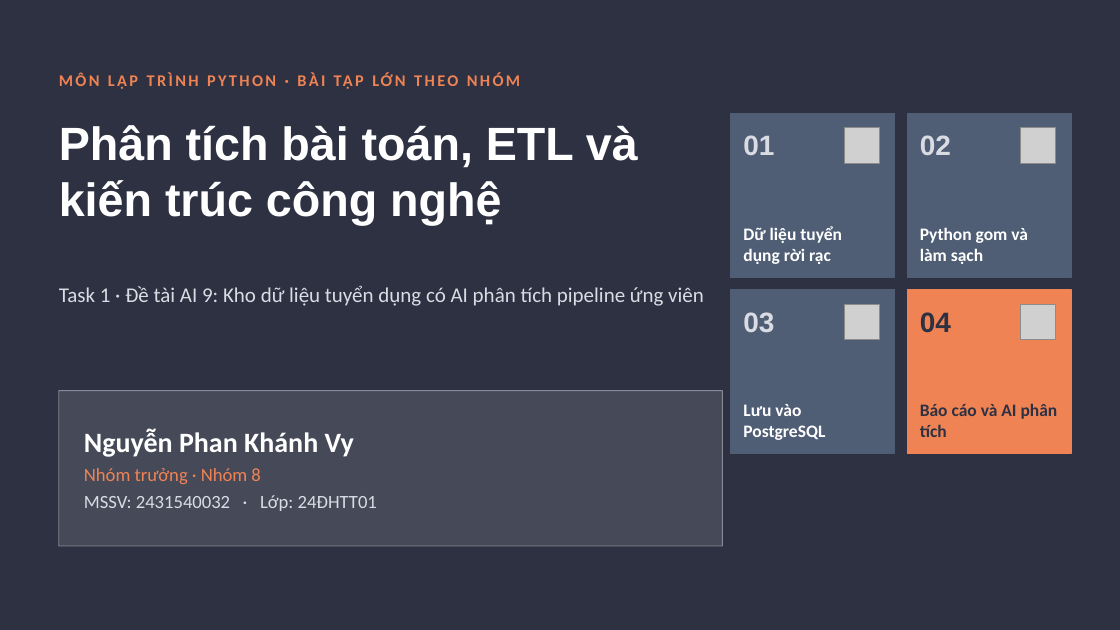
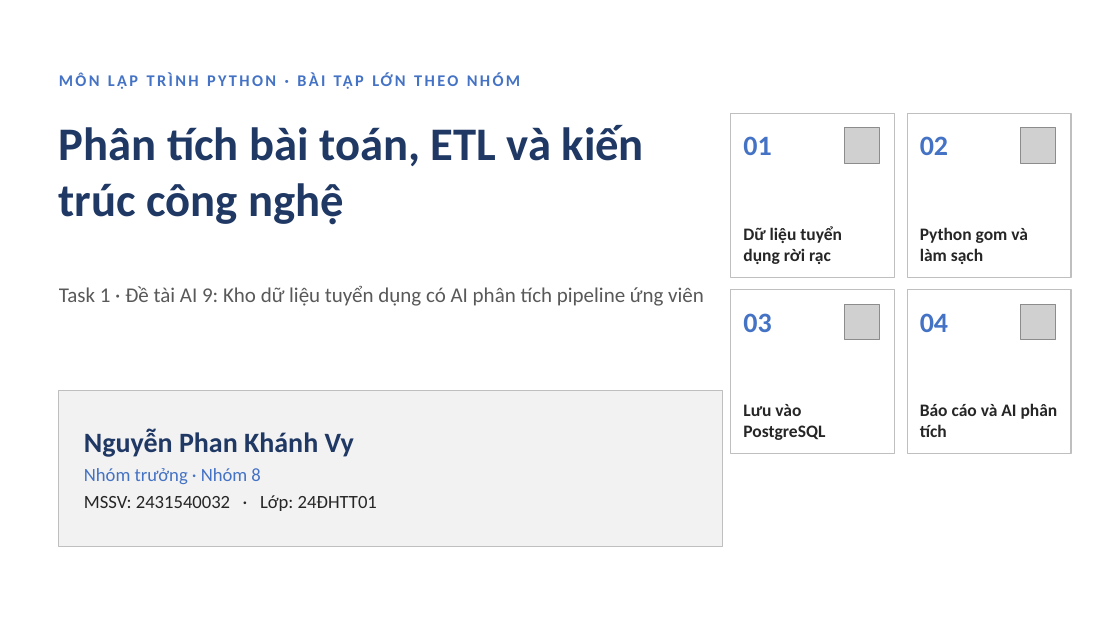
Before and after one commit to PhucHoang3010/Vietnamese-News-Classification, a slide deck: slide 1 of bai_tap_python_nhom8/task1_nguyen_phan_khanh_vy/2431540032_NguyenPhanKhanhVy.pptx. Drawn at 1120x630 pixels with LibreOffice and Linux fonts; fonts in the diff are those of the drawing; grey boxes stand for pictures. Boxes give left, top, right and bottom in pixels: in the first picture for what was removed or moved away, otherwise in the second. Text is boxed around its words. In the diff, an @@ line names an element or a change of style, - is before the commit and + after.

```diff
--- a/bai_tap_python_nhom8/task1_nguyen_phan_khanh_vy/2431540032_NguyenPhanKhanhVy.pptx
+++ b/bai_tap_python_nhom8/task1_nguyen_phan_khanh_vy/2431540032_NguyenPhanKhanhVy.pptx
@@ background #2D3142 to #FFFFFF @@
@@ text "MÔN LẬP TRÌNH PYTHON · ..." at [59, 63, 723, 97]: text colour #EF8354 to #4472C4 @@
@@ title "Phân tích bài toán, ETL ..." at [59, 125, 644, 225]: font Arial to Calibri, text colour #FFFFFF to #1F3864 @@
@@ text "Task 1 · Đề tài ..." at [59, 286, 704, 306]: text colour #D9DCE3 to #595959 @@
@@ fill #4F5D75 to #FFFFFF; outline #4F5D75 1 pt to #BFBFBF 1 pt in 3 elements at [731, 113, 895, 277], [907, 113, 1071, 277], [731, 290, 895, 454] @@
@@ rectangle at [907, 290, 1071, 454]: fill #EF8354 to #FFFFFF; outline #EF8354 1 pt to #BFBFBF 1 pt @@
@@ font Arial to Calibri, text colour #D9DCE3 to #4472C4 in 3 elements at [743, 136, 771, 155], [920, 136, 948, 155], [743, 313, 771, 332] @@
@@ text "04" at [920, 313, 948, 332]: font Arial to Calibri, text colour #2D3142 to #4472C4 @@
@@ text colour #FFFFFF to #262626 in 3 elements at [743, 226, 842, 264], [920, 227, 1028, 264], [743, 404, 825, 440] @@
@@ text "Báo cáo và AI phân ..." at [920, 403, 1058, 437]: text colour #2D3142 to #262626 @@
@@ rectangle at [59, 391, 723, 546]: fill #FFFFFF at 12% opacity to #F2F2F2; outline #D9DCE3 0.75 pt to #BFBFBF 0.75 pt @@
@@ text "Nguyễn Phan Khánh Vy" at [84, 429, 377, 511]: text colour #FFFFFF to #1F3864 in "Nguyễn Phan Khánh Vy"; text colour #EF8354 to #4472C4 in "Nhóm trưởng · Nhóm 8"; text colour #D9DCE3 to #262626 in "MSSV: 2431540032 · Lớp: 24ĐHTT01" @@
```
Also in this commit, not shown: 9 other slides changed.
